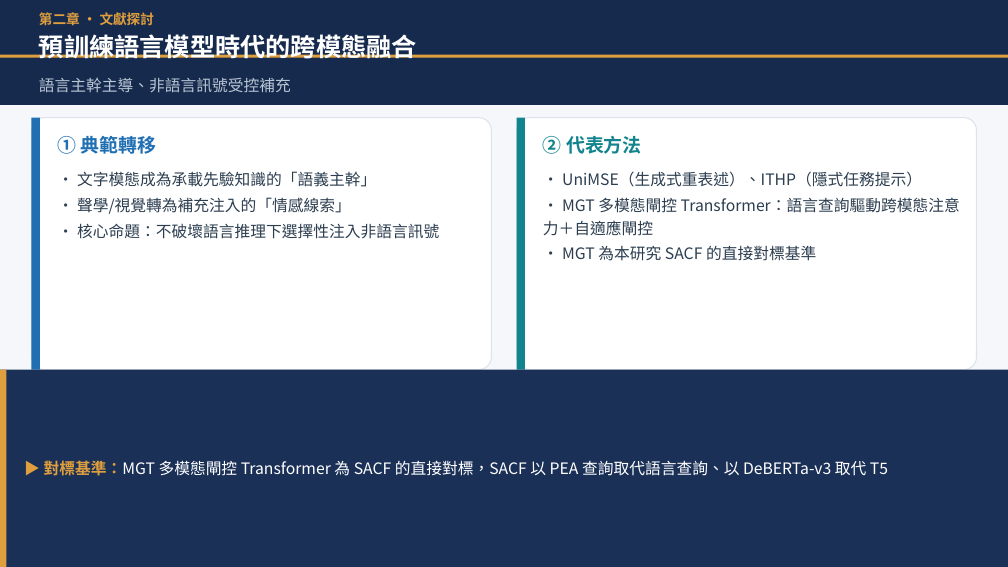
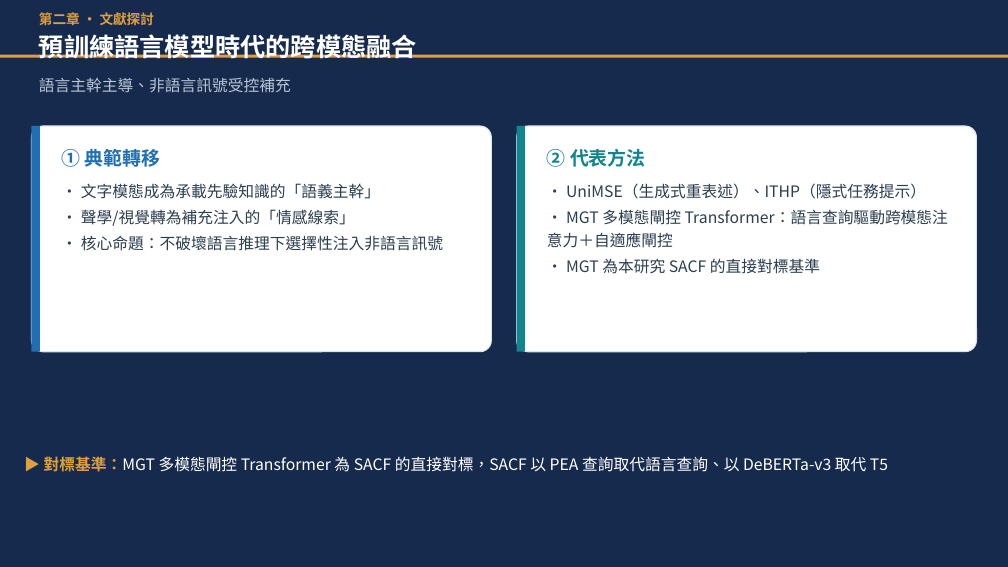
Before and after one commit to ws97109/aitwon_noemotion, a slide deck: slide 10 of ppt/李昇峰_碩士論文口試簡報.pptx. Drawn at 1008x567 pixels with LibreOffice and Linux fonts; fonts in the diff are those of the drawing. Boxes give left, top, right and bottom in pixels: in the first picture for what was removed or moved away, otherwise in the second. Text is boxed around its words. In the diff, an @@ line names an element or a change of style, - is before the commit and + after.

```diff
--- a/ppt/李昇峰_碩士論文口試簡報.pptx
+++ b/ppt/李昇峰_碩士論文口試簡報.pptx
@@ background #F5F7FA to #162A4D @@
@@ rectangle removed at (0, 0, 1008, 105) @@
@@ rounded rectangle: place and size @@
-rounded rectangle at (32, 118, 492, 370)
+rounded rectangle at (32, 126, 492, 352)
@@ rectangle: place and size @@
-rectangle at (32, 118, 40, 370)
+rectangle at (32, 126, 40, 352)
@@ text "① 典範轉移": place and size @@
-text "① 典範轉移" at (58, 133, 439, 239)
+text "① 典範轉移" at (62, 145, 443, 251)
@@ rounded rectangle: place and size @@
-rounded rectangle at (516, 118, 976, 370)
+rounded rectangle at (516, 126, 976, 352)
@@ rectangle: place and size @@
-rectangle at (516, 118, 525, 370)
+rectangle at (516, 126, 525, 352)
@@ text "② 代表方法" rewrapped from (543, 136, 960, 261) to (547, 149, 948, 274) @@
@@ rectangle removed at (0, 370, 1008, 567) @@
@@ rectangle removed at (0, 370, 6, 567) @@
@@ text "▶ 對標基準：MGT 多模態閘控 Transformer 為 ...": place and size @@
-text "▶ 對標基準：MGT 多模態閘控 Transformer 為 ..." at (44, 460, 888, 476)
+text "▶ 對標基準：MGT 多模態閘控 Transformer 為 ..." at (44, 456, 888, 472)
```
Also in this commit, not shown: 7 other slides changed, 8 other files.
